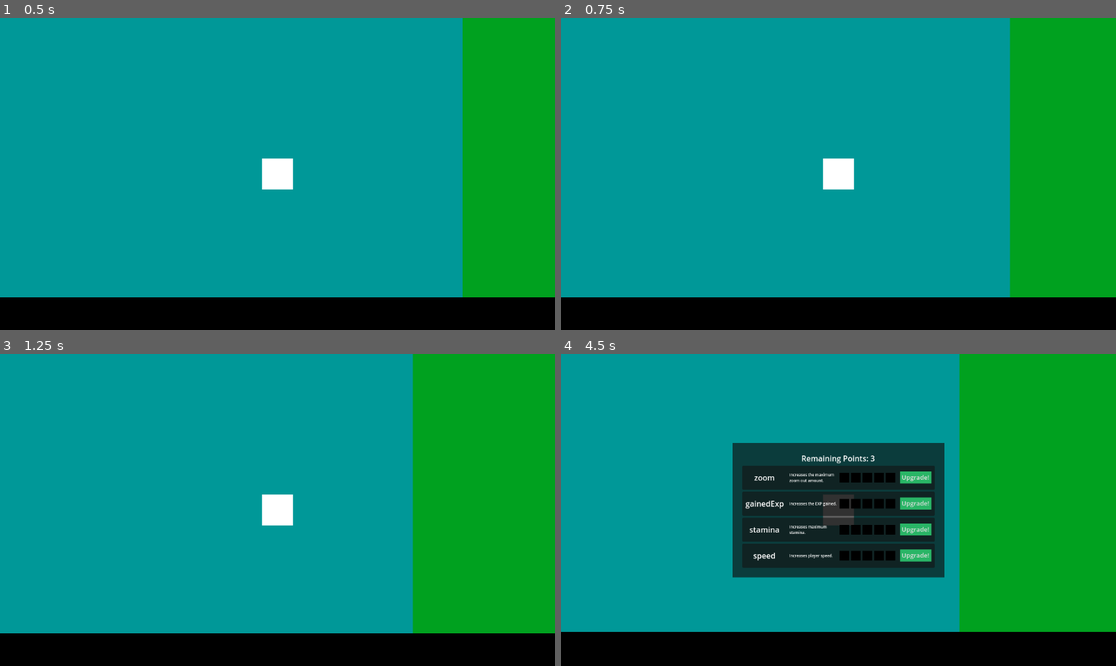
Above: before the commit, frames 1-4 (two rows, left to right).
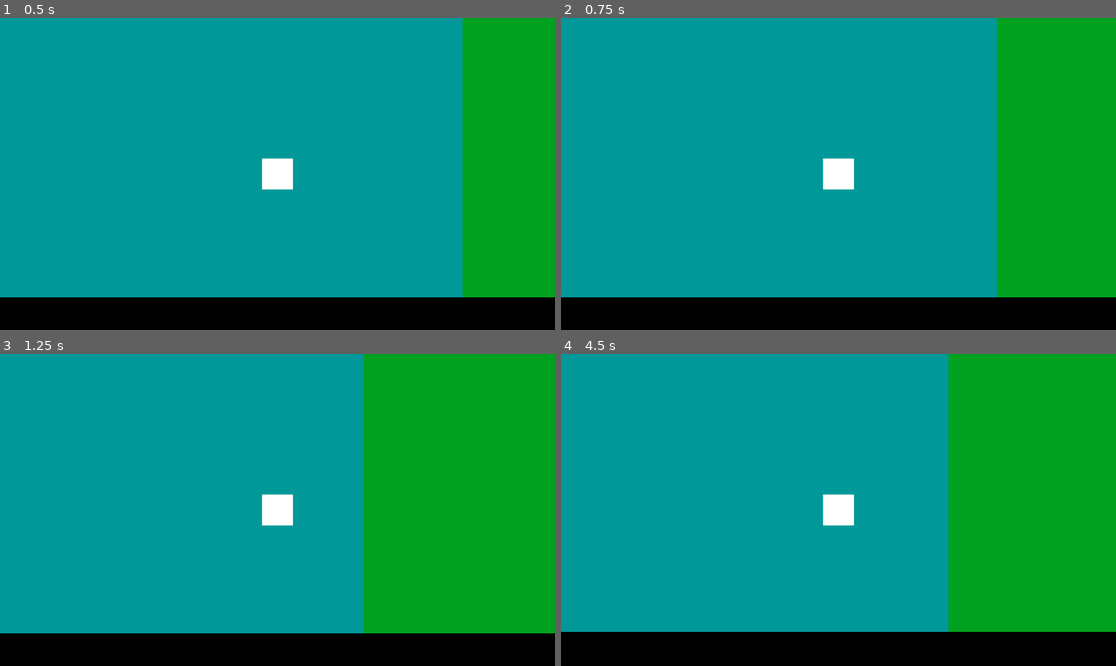
Above: after the commit, the same moments.

Repository: morie197/guwa-guwa-adventures
Game: Godot game, scene res://scenes/level.tscn
The game is run twice, just before and just after one commit, with the same random seed, the same clock (stepped at 60 frames per second) and the same inputs.
Inputs:
- Up to frame 1 (0.5 s): no input
- Up to frame 2 (0.75 s): tap Enter at 0.5 s; hold D (right) from 0.53 s (still down); hold Space (fly) from 0.53 s (still down)
- Up to frame 3 (1.25 s): keep holding D (right); keep holding Space (fly); tap Q (quack) at 0.8 s
- Up to frame 4 (4.5 s): release D (right) at 1.28 s; release Space (fly) at 1.28 s; hold S (down) 1.28-2.03 s; tap Q (quack) at 1.35, 3.05, 4.35 s; tap Shift (sprint) at 1.55, 3.8 s; hold D (right) 2.03-2.78 s; hold Shift (sprint) 2.03-2.78 s; tap Space (fly) at 2.3 s; hold W (up) 2.78-3.53 s; tap R (dive) at 2.85 s; hold Space (fly) 3.53-4.28 s; hold A (left) from 3.53 s (still down)

Frame 1 is identical in both runs. In frame 2, 2.2% of the frame differs, in the area x 78-81%, y 0-90%; in frame 3, 8.1%; in frame 4, 18%, in the area x 30-72%, y 0-90%.

Commit message:
[Feat] Flying
Added the ability for the player to fly.

Diff:
--- a/project.godot
+++ b/project.godot
@@ -90,3 +90,4 @@
 
 2d_physics/layer_2="area"
 2d_physics/layer_3="landblockade"
+2d_physics/layer_4="airblockade"
--- a/scenes/level.tscn
+++ b/scenes/level.tscn
@@ -16,13 +16,31 @@
 [sub_resource type="RectangleShape2D" id="RectangleShape2D_mx8sn"]
 size = Vector2(1536, 256)
 
+[sub_resource type="RectangleShape2D" id="RectangleShape2D_64w2a"]
+size = Vector2(2048, 256)
+
 [sub_resource type="RectangleShape2D" id="RectangleShape2D_ppgk2"]
 size = Vector2(1280, 1792)
 
 [sub_resource type="RectangleShape2D" id="RectangleShape2D_2r41h"]
 size = Vector2(1792, 2432)
 
+[sub_resource type="RectangleShape2D" id="RectangleShape2D_b121j"]
+size = Vector2(3328, 5376)
+
+[sub_resource type="RectangleShape2D" id="RectangleShape2D_olg7q"]
+size = Vector2(256, 5376)
+
+[sub_resource type="RectangleShape2D" id="RectangleShape2D_t1rx8"]
+size = Vector2(256, 5376)
+
+[sub_resource type="RectangleShape2D" id="RectangleShape2D_8iemx"]
+size = Vector2(256, 5376)
+
 [sub_resource type="RectangleShape2D" id="RectangleShape2D_klq6b"]
+size = Vector2(256, 5376)
+
+[sub_resource type="RectangleShape2D" id="RectangleShape2D_8c41q"]
 size = Vector2(256, 5376)
 
 [node name="Level" type="Node2D"]
@@ -149,6 +167,7 @@
 [node name="water3" type="Area2D" parent="areas"]
 collision_layer = 2
 script = ExtResource("2_w7c3h")
+flag = "air"
 
 [node name="CollisionShape2D" type="CollisionShape2D" parent="areas/water3"]
 position = Vector2(-2432, -1280)
@@ -162,6 +181,15 @@
 position = Vector2(-2432, -5120)
 shape = SubResource("RectangleShape2D_mx8sn")
 
+[node name="water5" type="Area2D" parent="areas"]
+position = Vector2(256, 8320)
+collision_layer = 2
+script = ExtResource("2_w7c3h")
+
+[node name="CollisionShape2D" type="CollisionShape2D" parent="areas/water5"]
+position = Vector2(-2432, -5120)
+shape = SubResource("RectangleShape2D_64w2a")
+
 [node name="deepwater" type="Area2D" parent="areas"]
 collision_layer = 2
 script = ExtResource("2_w7c3h")
@@ -180,6 +208,46 @@
 position = Vector2(-2176, 1728)
 shape = SubResource("RectangleShape2D_2r41h")
 
+[node name="cliff" type="Area2D" parent="areas"]
+position = Vector2(12928, 1536)
+collision_layer = 2
+script = ExtResource("2_w7c3h")
+flag = "air"
+
+[node name="CollisionShape2D" type="CollisionShape2D" parent="areas/cliff"]
+position = Vector2(-2176, -3712)
+shape = SubResource("RectangleShape2D_b121j")
+
+[node name="land" type="Area2D" parent="areas"]
+position = Vector2(5632, 3584)
+collision_layer = 2
+script = ExtResource("2_w7c3h")
+layer = 1
+
+[node name="CollisionShape2D" type="CollisionShape2D" parent="areas/land"]
+position = Vector2(-4480, -5760)
+shape = SubResource("RectangleShape2D_olg7q")
+
+[node name="land2" type="Area2D" parent="areas"]
+position = Vector2(13184, 3584)
+collision_layer = 2
+script = ExtResource("2_w7c3h")
+layer = 1
+
+[node name="CollisionShape2D" type="CollisionShape2D" parent="areas/land2"]
+position = Vector2(-4480, -5760)
+shape = SubResource("RectangleShape2D_t1rx8")
+
+[node name="land3" type="Area2D" parent="areas"]
+position = Vector2(17280, 3584)
+collision_layer = 2
+script = ExtResource("2_w7c3h")
+layer = 1
+
+[node name="CollisionShape2D" type="CollisionShape2D" parent="areas/land3"]
+position = Vector2(-4480, -5760)
+shape = SubResource("RectangleShape2D_8iemx")
+
 [node name="area_blockades" type="Node2D" parent="areas"]
 
 [node name="landblockade" type="StaticBody2D" parent="areas/area_blockades"]
@@ -190,4 +258,13 @@
 position = Vector2(896, -2176)
 shape = SubResource("RectangleShape2D_klq6b")
 
+[node name="airblockade" type="StaticBody2D" parent="areas/area_blockades"]
+position = Vector2(8192, 0)
+collision_layer = 8
+collision_mask = 0
+
+[node name="CollisionShape2D" type="CollisionShape2D" parent="areas/area_blockades/airblockade"]
+position = Vector2(896, -2176)
+shape = SubResource("RectangleShape2D_8c41q")
+
 [node name="UIManager" parent="." instance=ExtResource("3_w8frs")]
--- a/scenes/player.tscn
+++ b/scenes/player.tscn
@@ -8,7 +8,7 @@
 [sub_resource type="RectangleShape2D" id="RectangleShape2D_3vyb7"]
 
 [node name="Player" type="CharacterBody2D" groups=["player"]]
-collision_mask = 5
+collision_mask = 13
 script = ExtResource("1_3vyb7")
 
 [node name="CollisionShape2D" type="CollisionShape2D" parent="."]
--- a/scripts/game_manager.gd
+++ b/scripts/game_manager.gd
@@ -3,11 +3,11 @@
 var level: int = 1
 var EXP: int = 0
 var EXPUntilNextLevel: int = 0
-var initialLevel: int = 3
+var initialLevel: int = 14
 var paused: bool = false
 
 @export var baseRequiredEXP: int = 200
-@export var requiredEXPMultiplier: float = 1.3
+@export var requiredEXPMultiplier: float = 1.1
 
 var expMulti: float = 1.0
 
@@ -69,3 +69,6 @@
 
 	if abilities.has("walk"):
 		playerRef.set_collision_mask_value(3, false)
+
+	if abilities.has("fly"):
+		playerRef.set_collision_mask_value(4, false)
--- a/scripts/player.gd
+++ b/scripts/player.gd
@@ -10,7 +10,10 @@
 var staminaRecoveryRate: float = 0.4
 var stamina: float = 0
 var sprintMult: float = 1.3
+var flyMulti: float = 2.0
+var flyStaminaMulti: float = 1.3
 var sprinting: bool = false
+var flying: bool = false
 var tired: bool = false
 var quackEXP: int = 100
 
@@ -43,23 +46,37 @@
 	moveVector.y = Input.get_axis("up", "down")
 	moveVector.x = Input.get_axis("left", "right")
 
-	if GameManager.abilities.has("sprint"):
-		sprinting = (Input.is_action_pressed("sprint") and !tired)
-		if sprinting:
-			stamina -= delta
-			if stamina <= 0:
-				tired = true
-				sprinting = false
-		else:
-			if stamina < maxStamina * staminaMultiplier:
-				stamina+=delta * staminaRecoveryRate
-			else:
-				tired = false
+	if GameManager.abilities.has("fly") or GameManager.abilities.has("sprint"):
+		if !flying:
+			sprinting = (Input.is_action_pressed("sprint") and !tired)
+		if !sprinting and areaFlag != "air":
+			flying = (Input.is_action_pressed("fly") and !tired)
+
+
 
 	if GameManager.abilities.has("quack"):
 		if Input.is_action_just_pressed("quack"):
-			#print("quack")
 			GameManager.expGain(quackEXP)
+
+
+
+	if sprinting or flying:
+		if stamina > 0: # prevent negative stamina values
+			if sprinting:
+				stamina -= delta
+			if flying:
+				stamina -= delta / flyStaminaMulti
+		else:
+			tired = true
+			if sprinting:
+				sprinting = false
+			elif flying and areaFlag != "air":
+				flying = false
+	else:
+		if stamina < maxStamina * staminaMultiplier:
+			stamina+=delta * staminaRecoveryRate
+		else:
+			tired = false
 
 func _area_enter(area):
 	#print(area.layer, " ", area.force, " ", area.flag, " ")
@@ -73,7 +90,10 @@
 	velocity *= speedMultiplier
 	if sprinting:
 		velocity *= sprintMult
+	elif flying:
+		velocity *= flyMulti
 
-	velocity += areaForce
+	if !flying:
+		velocity += areaForce
 
 	move_and_slide()
Not shown: 1 places in scenes/level.tscn that only renumber resources
